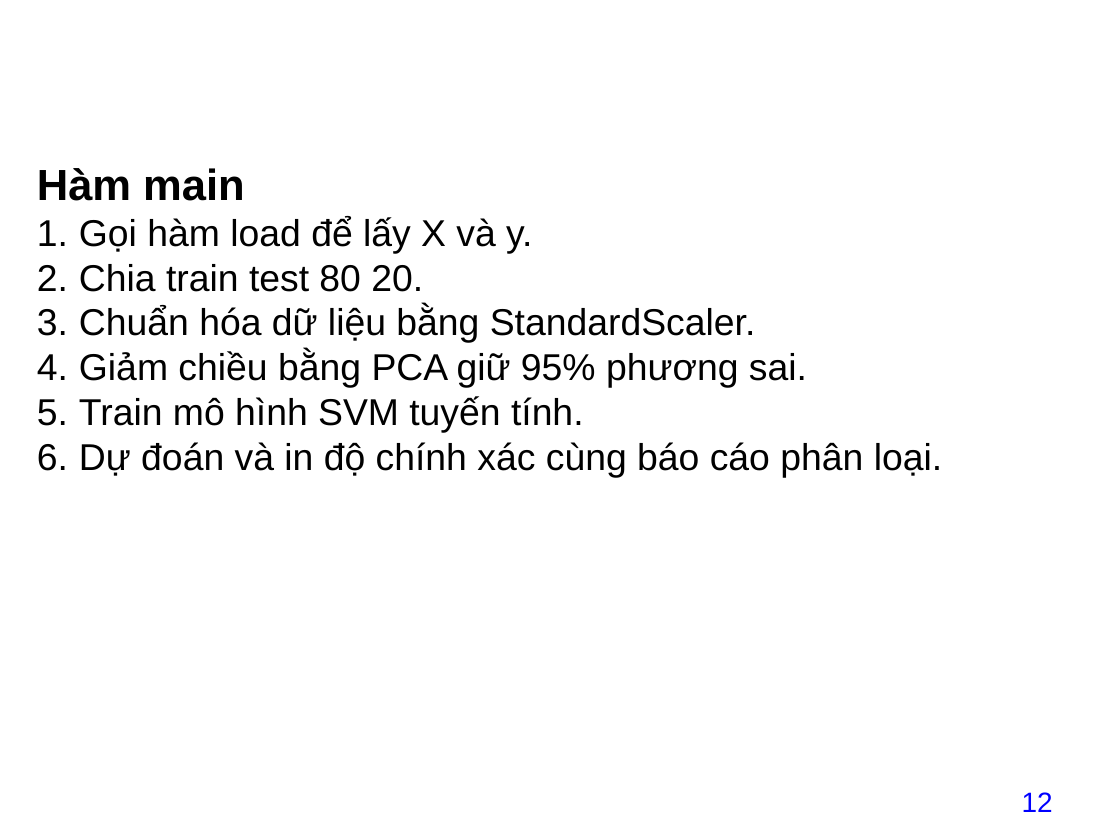
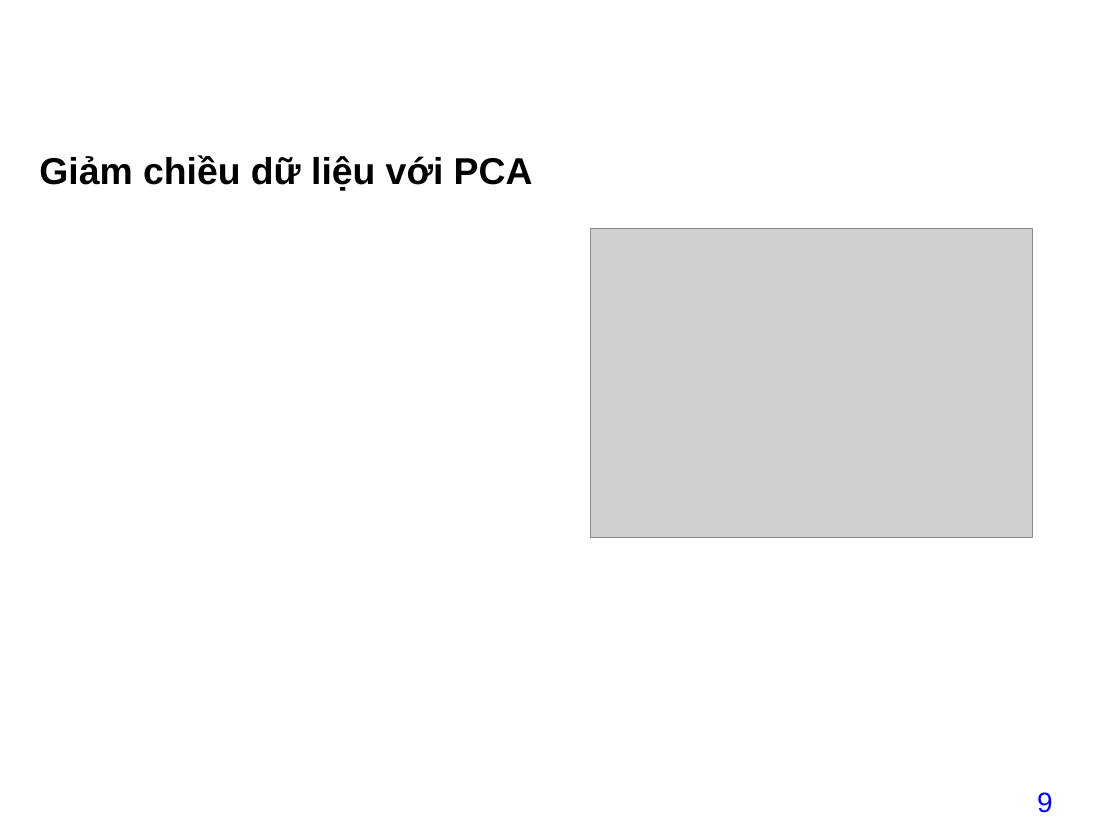
Before and after one commit to datdatnguyen2609/datdatnguyen2609, a slide deck: slide 9 of project/baitaplon/13_NguyenThanhDat211440519_baitaplon.pptx (slide 12 before the commit). Drawn at 1120x840 pixels with LibreOffice and Linux fonts; fonts in the diff are those of the drawing; grey boxes stand for pictures; background and template pictures are left out. Boxes give left, top, right and bottom in pixels: in the first picture for what was removed or moved away, otherwise in the second. Text is boxed around its words. In the diff, an @@ line names an element or a change of style, - is before the commit and + after.

```diff
--- a/project/baitaplon/13_NguyenThanhDat211440519_baitaplon.pptx
+++ b/project/baitaplon/13_NguyenThanhDat211440519_baitaplon.pptx
@@ text "2. Thuật toán và tập ..." rewrapped from [37, 265, 68, 291] to [41, 31, 784, 111] @@
@@ text removed at [37, 168, 942, 477] @@
-Hàm main
-1. Gọi hàm load để lấy X và y.
-2. Chia train test 80 20.
-3. Chuẩn hóa dữ liệu bằng StandardScaler.
-4. Giảm chiều bằng PCA giữ 95% phương sai.
-5. Train mô hình SVM tuyến tính.
-6. Dự đoán và in độ chính xác cùng báo cáo phân loại.
@@ text added at [39, 155, 533, 191], 24 pt, text #000000, bold @@
+Giảm chiều dữ liệu với PCA
@@ picture added at [591, 228, 1033, 538] @@
@@ page number at [1037, 792, 1053, 813]: text changed @@
-12
+9
```
Also in this commit, not shown: 2 other slides changed, 1 slide added, 2 slides removed, 12 other files.
